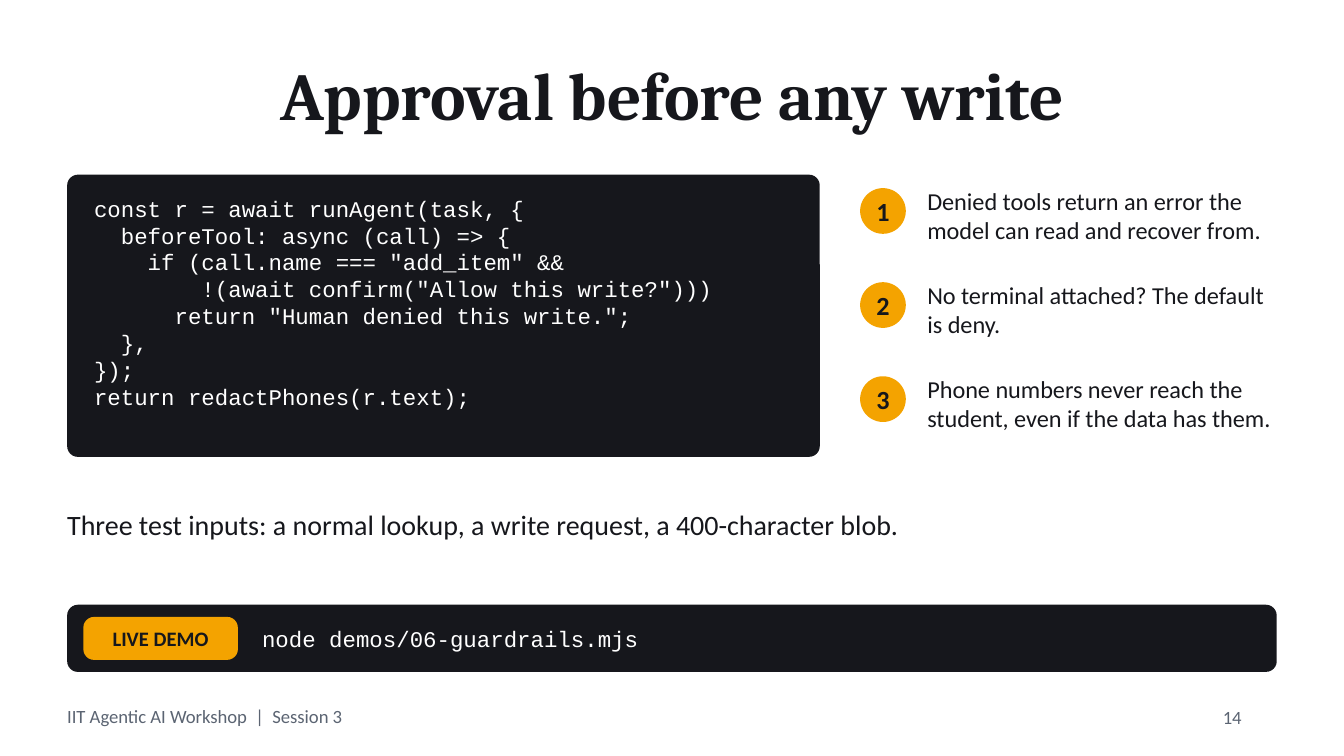
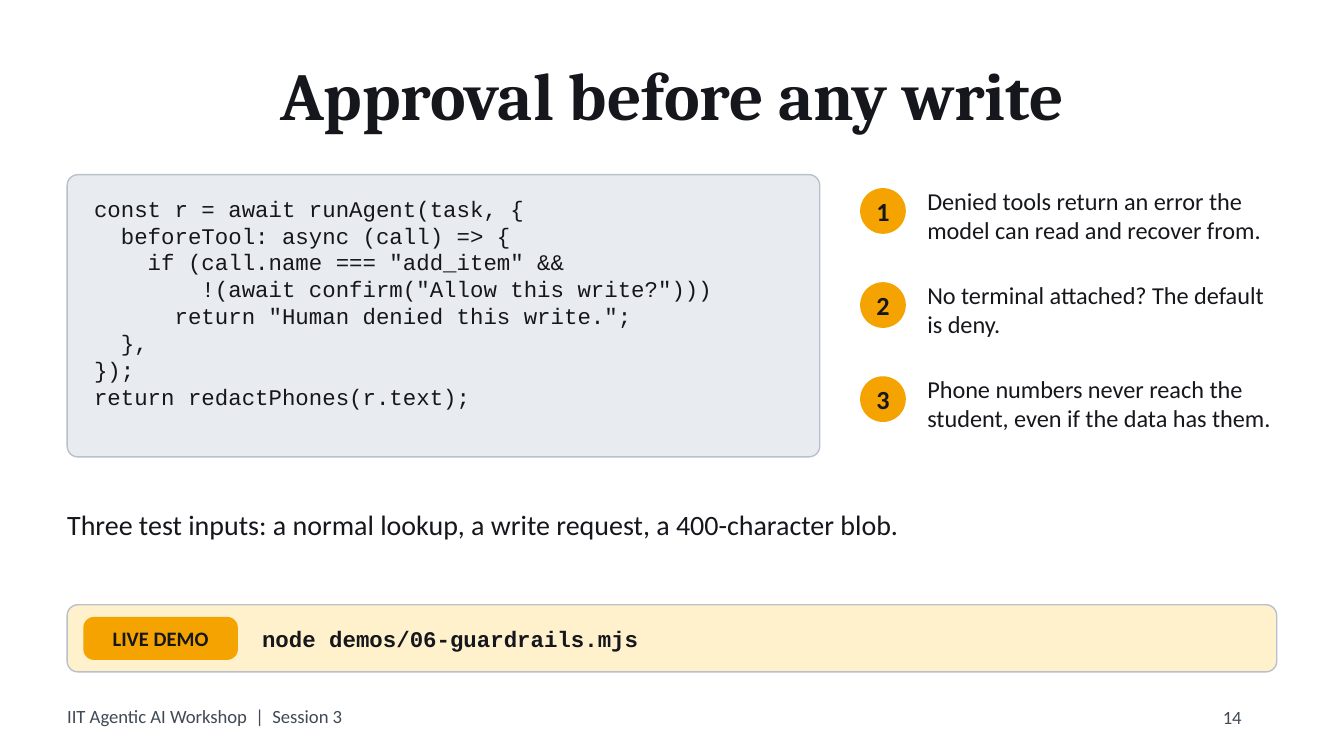
Before and after one commit to jiteshsureka/iit-agentic-ai-session3, a slide deck: slide 14 of deck/session3.pptx. Drawn at 1344x756 pixels with LibreOffice and Linux fonts; fonts in the diff are those of the drawing. Boxes give left, top, right and bottom in pixels: in the first picture for what was removed or moved away, otherwise in the second. Text is boxed around its words. In the diff, an @@ line names an element or a change of style, - is before the commit and + after.

```diff
--- a/deck/session3.pptx
+++ b/deck/session3.pptx
@@ rounded rectangle at (x1=67, y1=175, x2=820, y2=457): fill #16171C to #E8ECF1; outline none to #B8C0CC 0.75 pt @@
@@ text "const r = await runAgent(task, ..." at (x1=94, y1=201, x2=712, y2=410): text colour #FFFFFF to #16171C @@
@@ rounded rectangle at (x1=67, y1=605, x2=1277, y2=672): fill #16171C to #FFF1CC; outline none to #B8C0CC 0.75 pt @@
@@ text "node demos/06-guardrails.mjs" at (x1=262, y1=631, x2=638, y2=652): text colour #FFFFFF to #16171C, bold on @@
@@ text "IIT Agentic AI Workshop | ..." at (x1=67, y1=710, x2=342, y2=726): text colour #5B6472 to #404955 @@
@@ page number at (x1=1223, y1=712, x2=1242, y2=724): text colour #5B6472 to #404955 @@
```
Also in this commit, not shown: 26 other slides changed, 2 other files.
